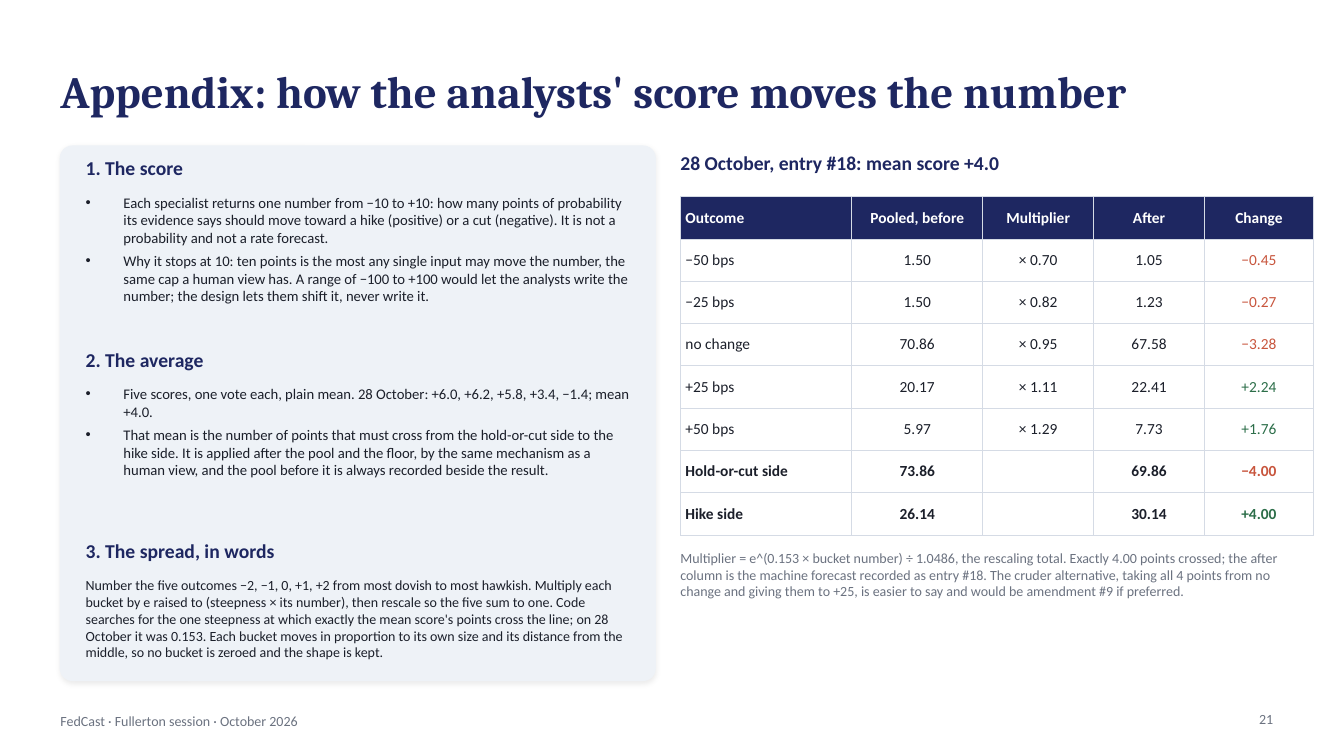
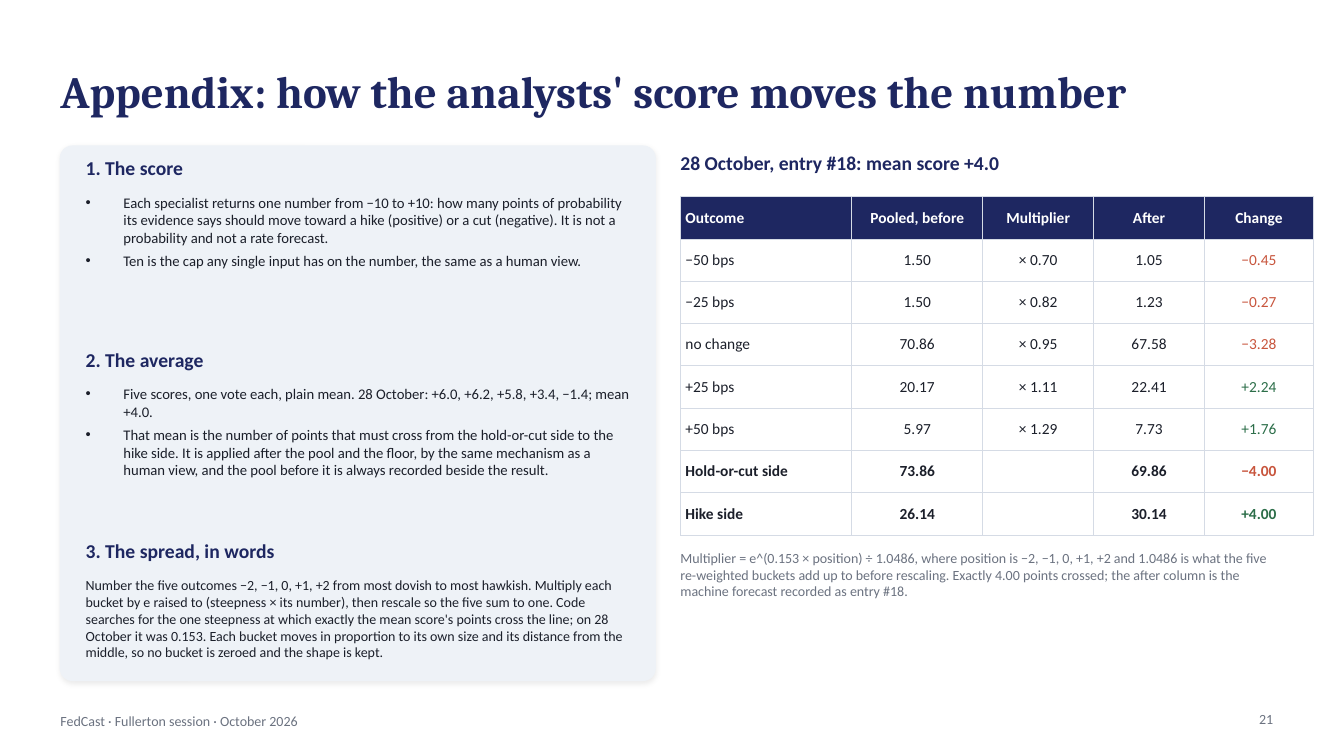
Before and after one commit to kmt112/fed-forecast, a slide deck: slide 21 of docs/FedCast_Fullerton.pptx. Drawn at 1344x756 pixels with LibreOffice and Linux fonts; fonts in the diff are those of the drawing. Boxes give left, top, right and bottom in pixels: in the first picture for what was removed or moved away, otherwise in the second. Text is boxed around its words. In the diff, an @@ line names an element or a change of style, - is before the commit and + after.

```diff
--- a/docs/FedCast_Fullerton.pptx
+++ b/docs/FedCast_Fullerton.pptx
@@ text at <box>123,255,581,269</box>: text changed @@
-• Why it stops at 10: ten points is the most any single input may move the number, the same cap a human view has. A range of −100 to +100 would let the analysts write the number; the design lets them shift it, never write it.
+• Ten is the cap any single input has on the number, the same as a human view.
@@ text at <box>680,553,1266,598</box>: text changed @@
-Multiplier = e^(0.153 × bucket number) ÷ 1.0486, the rescaling total. Exactly 4.00 points crossed; the after column is the machine forecast recorded as entry #18. The cruder alternative, taking all 4 points from no change and giving them to +25, is easier to say and would be amendment #9 if preferred.
+Multiplier = e^(0.153 × position) ÷ 1.0486, where position is −2, −1, 0, +1, +2 and 1.0486 is what the five re-weighted buckets add up to before rescaling. Exactly 4.00 points crossed; the after column is the machine forecast recorded as entry #18.
```
Also in this commit, not shown: 2 other files.
